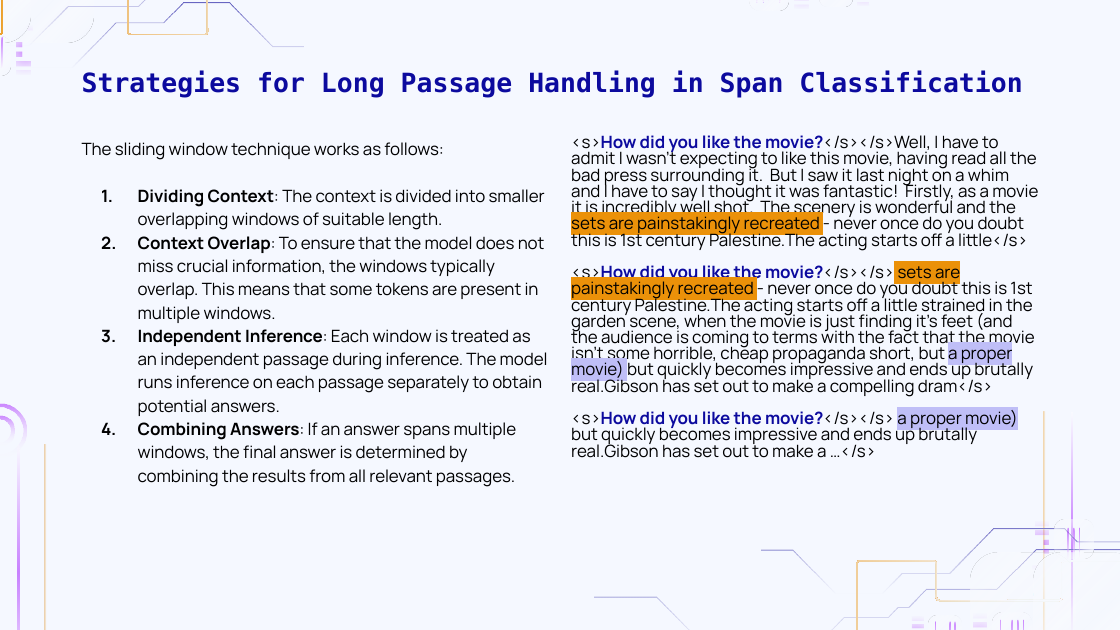
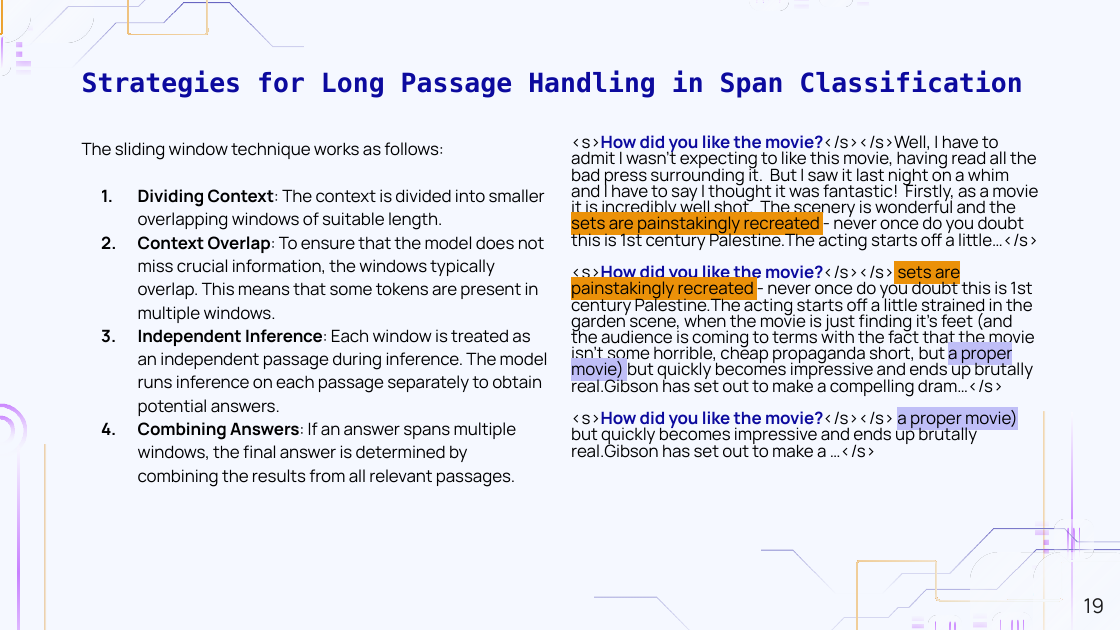
Before and after one commit to MarioAvolio/AI-Project, a slide deck: slide 19 of Question Answering.pptx. Drawn at 1120x630 pixels with LibreOffice and Linux fonts; fonts in the diff are those of the drawing; background and template pictures are left out. Boxes give left, top, right and bottom in pixels: in the first picture for what was removed or moved away, otherwise in the second. Text is boxed around its words. In the diff, an @@ line names an element or a change of style, - is before the commit and + after.

```diff
--- a/Question Answering.pptx
+++ b/Question Answering.pptx
@@ text at (571, 135, 1038, 397): text changed @@
-<s>How did you like the movie?</s></s>Well, I have to admit I wasn't expecting to like this movie, having read all the bad press surrounding it. But I saw it last night on a whim and I have to say I thought it was fantastic! Firstly, as a movie it is incredibly well shot. The scenery is wonderful and the sets are painstakingly recreated - never once do you doubt this is 1st century Palestine.The acting starts off a little</s>
-<s>How did you like the movie?</s></s> sets are painstakingly recreated - never once do you doubt this is 1st century Palestine.The acting starts off a little strained in the garden scene, when the movie is just finding it's feet (and the audience is coming to terms with the fact that the movie isn't some horrible, cheap propaganda short, but a proper movie) but quickly becomes impressive and ends up brutally real.Gibson has set out to make a compelling dram</s>
+<s>How did you like the movie?</s></s>Well, I have to admit I wasn't expecting to like this movie, having read all the bad press surrounding it. But I saw it last night on a whim and I have to say I thought it was fantastic! Firstly, as a movie it is incredibly well shot. The scenery is wonderful and the sets are painstakingly recreated - never once do you doubt this is 1st century Palestine.The acting starts off a little…</s>
+<s>How did you like the movie?</s></s> sets are painstakingly recreated - never once do you doubt this is 1st century Palestine.The acting starts off a little strained in the garden scene, when the movie is just finding it's feet (and the audience is coming to terms with the fact that the movie isn't some horrible, cheap propaganda short, but a proper movie) but quickly becomes impressive and ends up brutally real.Gibson has set out to make a compelling dram…</s>
@@ page number added at (1084, 598, 1104, 614), 13 pt, text #191919 @@
+19
```
Also in this commit, not shown: 46 other slides changed.
